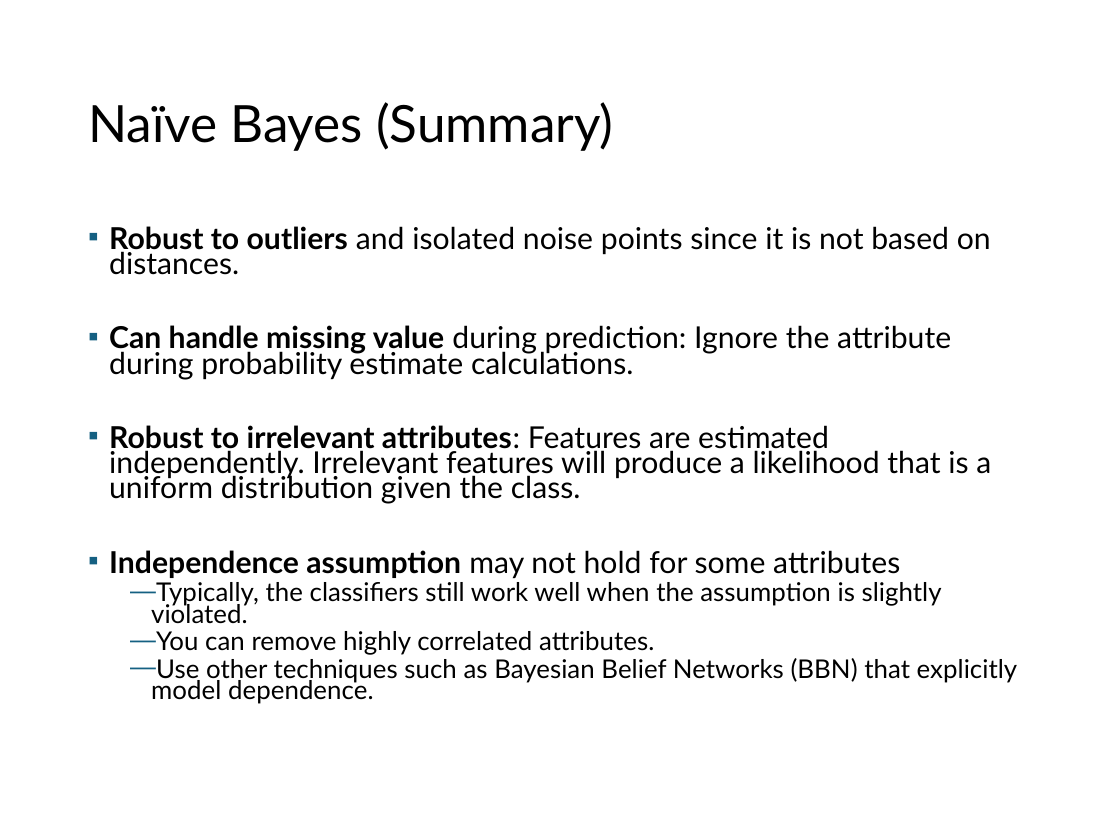
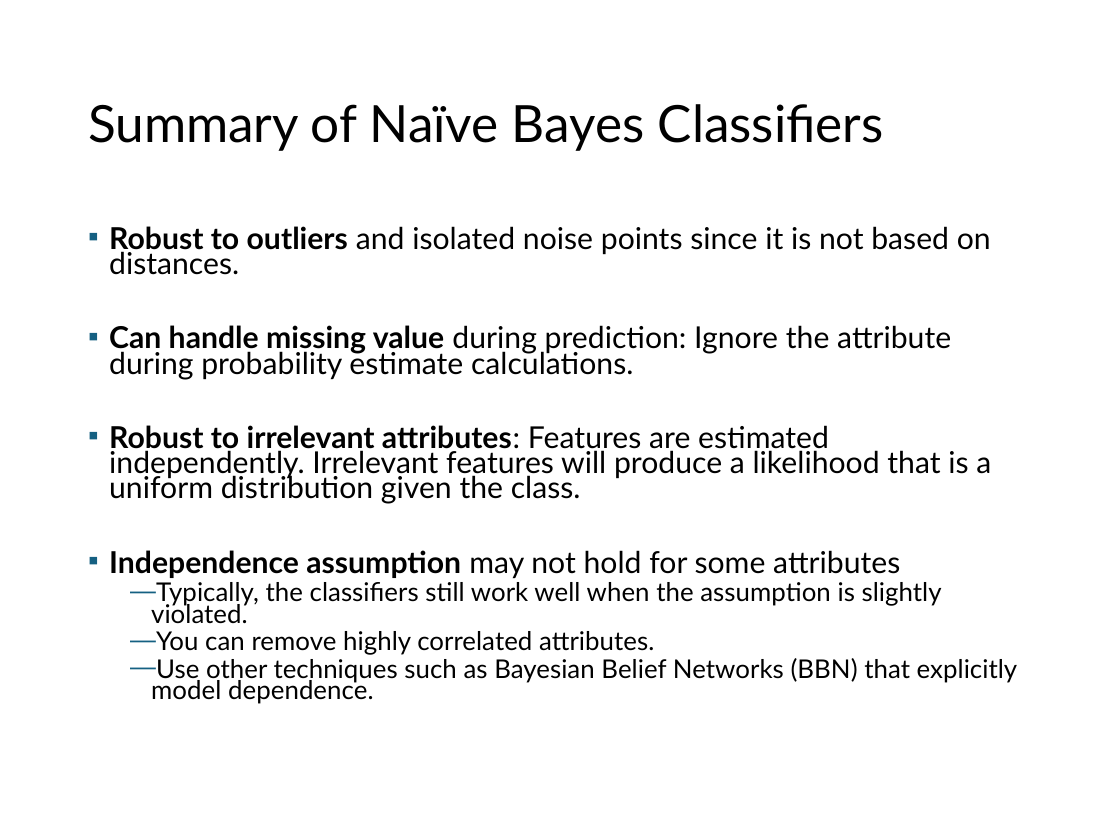
Before and after one commit to mhahsler/Introduction_to_Data_Mining_R_Examples, a slide deck: slide 28 of slides/chap4_alternative_classification.pptx. Drawn at 1120x840 pixels with LibreOffice and Linux fonts; fonts in the diff are those of the drawing. Boxes give left, top, right and bottom in pixels: in the first picture for what was removed or moved away, otherwise in the second. Text is boxed around its words. In the diff, an @@ line names an element or a change of style, - is before the commit and + after.

```diff
--- a/slides/chap4_alternative_classification.pptx
+++ b/slides/chap4_alternative_classification.pptx
@@ title at [88, 104, 884, 151]: text changed @@
-Naïve Bayes (Summary)
+Summary of Naïve Bayes Classifiers
```
Also in this commit, not shown: 16 other slides changed, 3 slides added, 2 slides removed, 1 other file.
